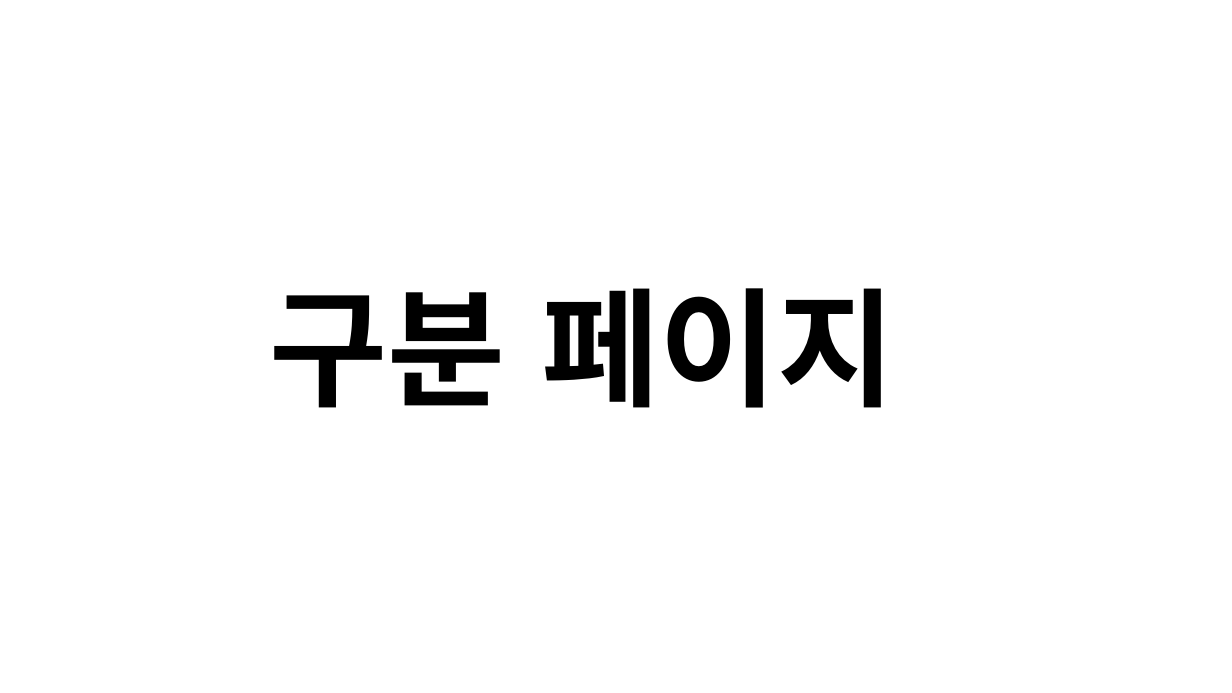
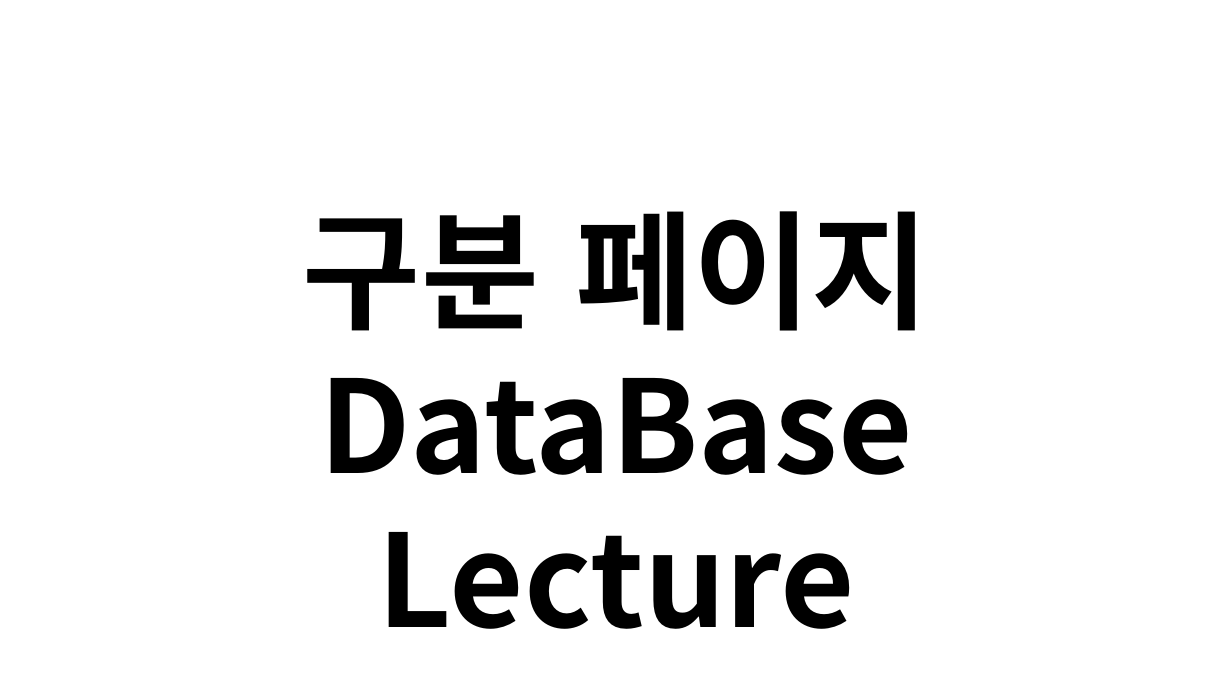
Before and after one commit to JoSihun/CGVR_Lab, a slide deck: slide 29 of documents/01_프로젝트_개발계획.pptx (slide 8 before the commit). Drawn at 1232x693 pixels with LibreOffice and Linux fonts; fonts in the diff are those of the drawing. Boxes give left, top, right and bottom in pixels: in the first picture for what was removed or moved away, otherwise in the second. Text is boxed around its words. In the diff, an @@ line names an element or a change of style, - is before the commit and + after.

```diff
--- a/documents/01_프로젝트_개발계획.pptx
+++ b/documents/01_프로젝트_개발계획.pptx
@@ text "구분 페이지": place and size @@
-text "구분 페이지" at <box>269,288,895,408</box>
+text "구분 페이지" at <box>303,211,929,629</box>
@@ text at <box>303,211,929,331</box>: alignment left to centre @@
@@ text at <box>319,378,912,629</box>: paragraph added @@
+DataBase Lecture
```
Also in this commit, not shown: 23 other slides changed, 7 slides added, 4 slides removed.
